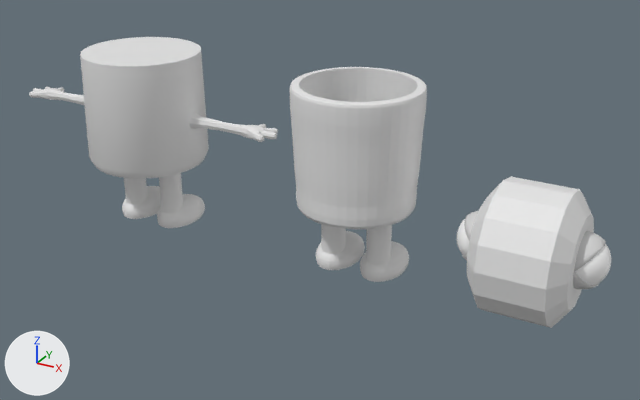
What one commit did to the Blender file Art/Wheel.blend.
Before and after are seen from a camera (50 mm lens) standing at (19.9, -80.1, 47.5) and looking at (-25.0, 1.4, 6.8). Every picture has the same lights, and +X, +Y and +Z are marked at lower left.

Objects in the first picture: 'Cylinder', 'Cylinder.001', 'Cylinder_Body', 'Eye_r', 'Eyelid_Top_r'.
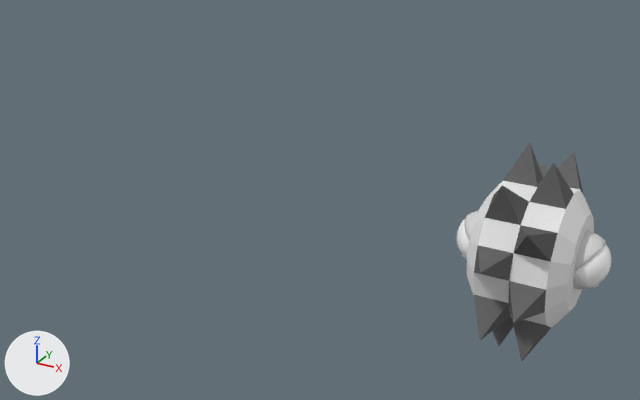
Where the change shows, as pixel boxes [x1, y1, x2, y2] in the pictures (640 x 400 px):
'Cylinder_Body', deleted: before [290, 67, 427, 282]
'Cylinder.001', deleted: before [29, 37, 278, 228]
'Cylinder', reshaped (44% taller): before [467, 177, 594, 328]; after [467, 143, 594, 361]
part 1 of me_cylinder, built on: before [474, 177, 580, 328]; after [474, 143, 584, 361]

Patch to the scene script:
```diff
--- a/Art/Wheel.blend.py
+++ b/Art/Wheel.blend.py
@@ mat_material @@
+mat_material = diffuse_material('Material')
+mat_material.base_color = (0.8, 0.8, 0.8)  # white #e7e7e7
@@ mat_material_001 @@
+mat_material_001 = diffuse_material('Material.001')
+mat_material_001.base_color = (0.138, 0.138, 0.138)  # dark grey #686868
@@ me_cylinder @@
 # used by ob_cylinder; location = (0.0, 0.0, 0.0); scale = (7.0, 7.0, 5.0)
-me_cylinder.from_pydata(...)  # 66 vertices, 80 faces; spans x -0.71..0.71, y -1.0..1.0, z 0.0..2.8
+me_cylinder.from_pydata(...)  # 98 vertices, 144 faces; spans x -0.71..0.71, y -1.52..1.52, z -0.73..3.53
+# me_cylinder part 1
+# 16 faces are deleted
+# 16 vertices are added at x -0.25..0.25, y -1.52..1.52, z -0.73..3.53
+# 16 new vertices lie (0.5, 0.0, 0.0) away from vertices in x -0.5, y -1.0..1.0, z 0.0..2.8
+# 16 new faces join them, mat_material (white #e7e7e7)
+# 64 new faces join them, mat_material_001 (dark grey #686868)
+me_cylinder.materials.append(mat_material)  # white #e7e7e7
+me_cylinder.materials.append(mat_material_001)  # dark grey #686868
@@ ob_cylinder_body @@
-ob_cylinder_body = bpy.data.objects.new('Cylinder_Body', me_cylinder_001)
-ob_cylinder_body.location = (-19.65, 0.0, 15.79)
-ob_cylinder_body.rotation_euler = (0.0, 0.0, -1.571)  # degrees (0, 0, -90)
-ob_cylinder_body.scale = (7.0, 7.0, 7.0)
@@ ob_cylinder_001 @@
-ob_cylinder_001 = bpy.data.objects.new('Cylinder.001', me_cylinder_002)
-ob_cylinder_001.location = (-48.18, 0.0, 14.64)
-ob_cylinder_001.scale = (7.0, 7.0, 7.0)
```
